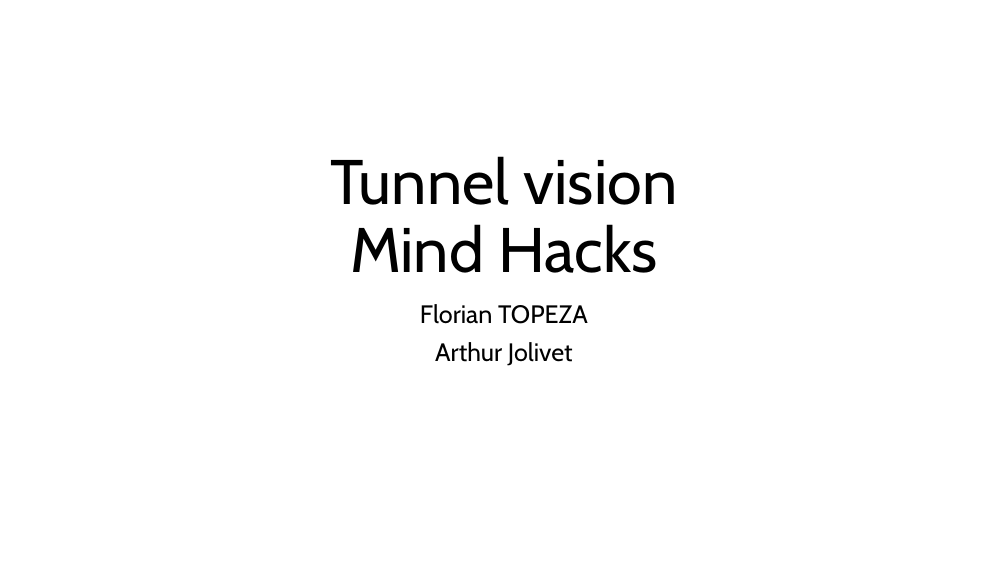
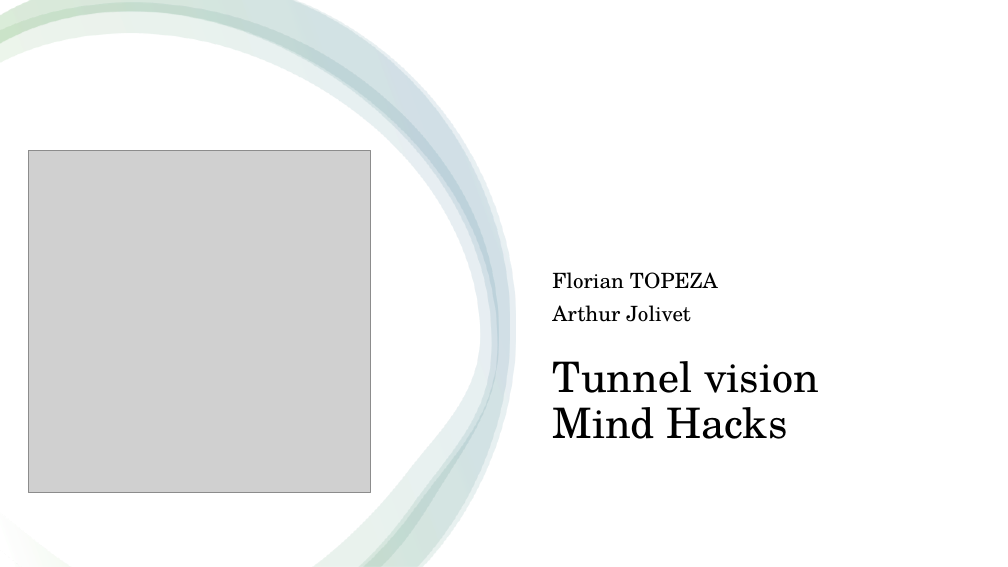
Before and after one commit to astarus-pyxis/flight-simulator, a slide deck: slide 1 of Tunnel vision.pptx. Drawn at 1008x567 pixels with LibreOffice and Linux fonts; fonts in the diff are those of the drawing; grey boxes stand for pictures. Boxes give left, top, right and bottom in pixels: in the first picture for what was removed or moved away, otherwise in the second. Text is boxed around its words. In the diff, an @@ line names an element or a change of style, - is before the commit and + after.

```diff
--- a/Tunnel vision.pptx
+++ b/Tunnel vision.pptx
@@ rectangle added at (0, 0, 1008, 567), fill #FFFFFF @@
@@ freeform shape added at (0, 3, 498, 567), fill gradient #FFFFFF to #4EA72E to #156082 @@
@@ freeform shape added at (0, 0, 510, 567), fill gradient #FFFFFF to #4EA72E to #156082 @@
@@ freeform shape added at (0, 0, 516, 566), fill gradient #FFFFFF to #4EA72E to #156082 @@
@@ picture added at (28, 150, 371, 493) @@
@@ subtitle "Florian TOPEZA": place and size @@
-subtitle "Florian TOPEZA" at (420, 304, 588, 366)
+subtitle "Florian TOPEZA" at (552, 272, 718, 322)
@@ subtitle "Florian TOPEZA" at (552, 272, 718, 322): size 24 to 20 pt, font Cabin to TeX Gyre Schola; alignment centre to left; vertical alignment top to bottom @@
@@ title "Tunnel vision Mind Hacks": place and size @@
-title "Tunnel vision Mind Hacks" at (331, 156, 678, 273)
+title "Tunnel vision Mind Hacks" at (552, 361, 819, 439)
@@ title "Tunnel vision Mind Hacks" at (552, 361, 819, 439): size 60 to 40 pt, font Cabin to TeX Gyre Schola; alignment centre to left; vertical alignment bottom to top @@
```
Also in this commit, not shown: 1 other slide changed, 2 slides added, 2 slides removed.
